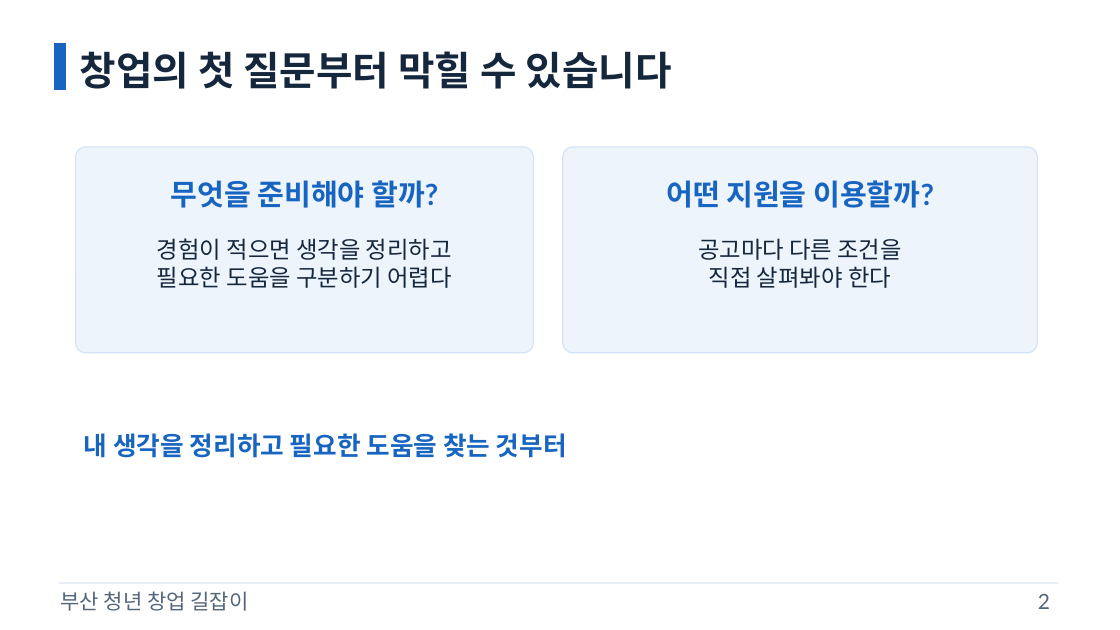
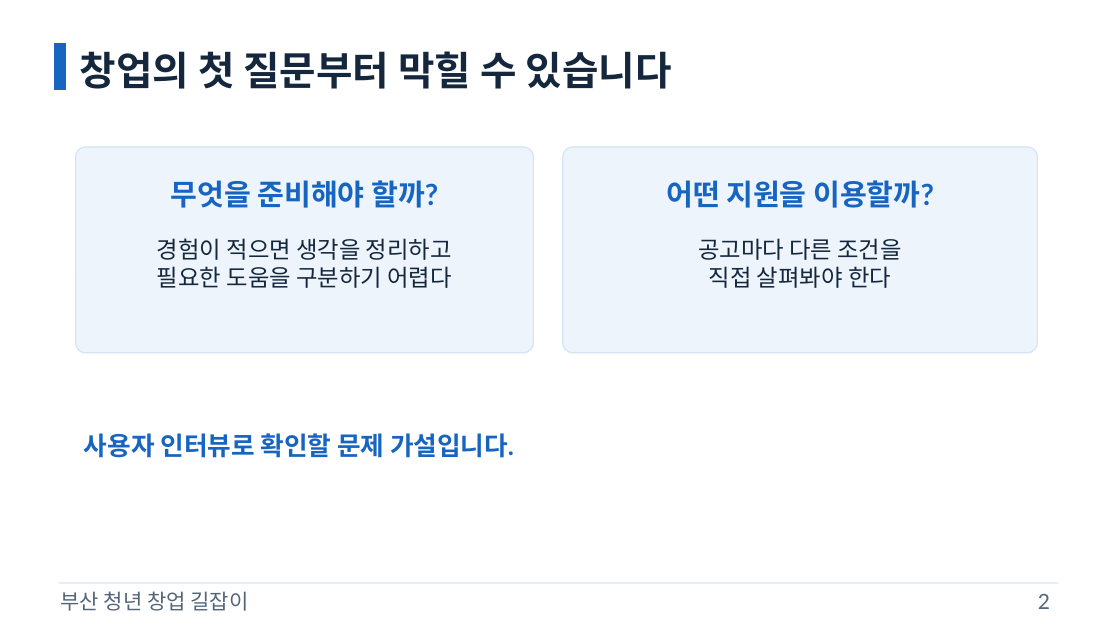
Before and after one commit to samsepi0l-1337/hackaton, a slide deck: slide 2 of docs/presentation/gil-pitch.pptx. Drawn at 1120x630 pixels with LibreOffice and Linux fonts; fonts in the diff are those of the drawing. Boxes give left, top, right and bottom in pixels: in the first picture for what was removed or moved away, otherwise in the second. Text is boxed around its words. In the diff, an @@ line names an element or a change of style, - is before the commit and + after.

```diff
--- a/docs/presentation/gil-pitch.pptx
+++ b/docs/presentation/gil-pitch.pptx
@@ text at (84, 433, 514, 458): text changed @@
-내 생각을 정리하고 필요한 도움을 찾는 것부터
+사용자 인터뷰로 확인할 문제 가설입니다.
```
Also in this commit, not shown: 3 other slides changed, 4 other files.
